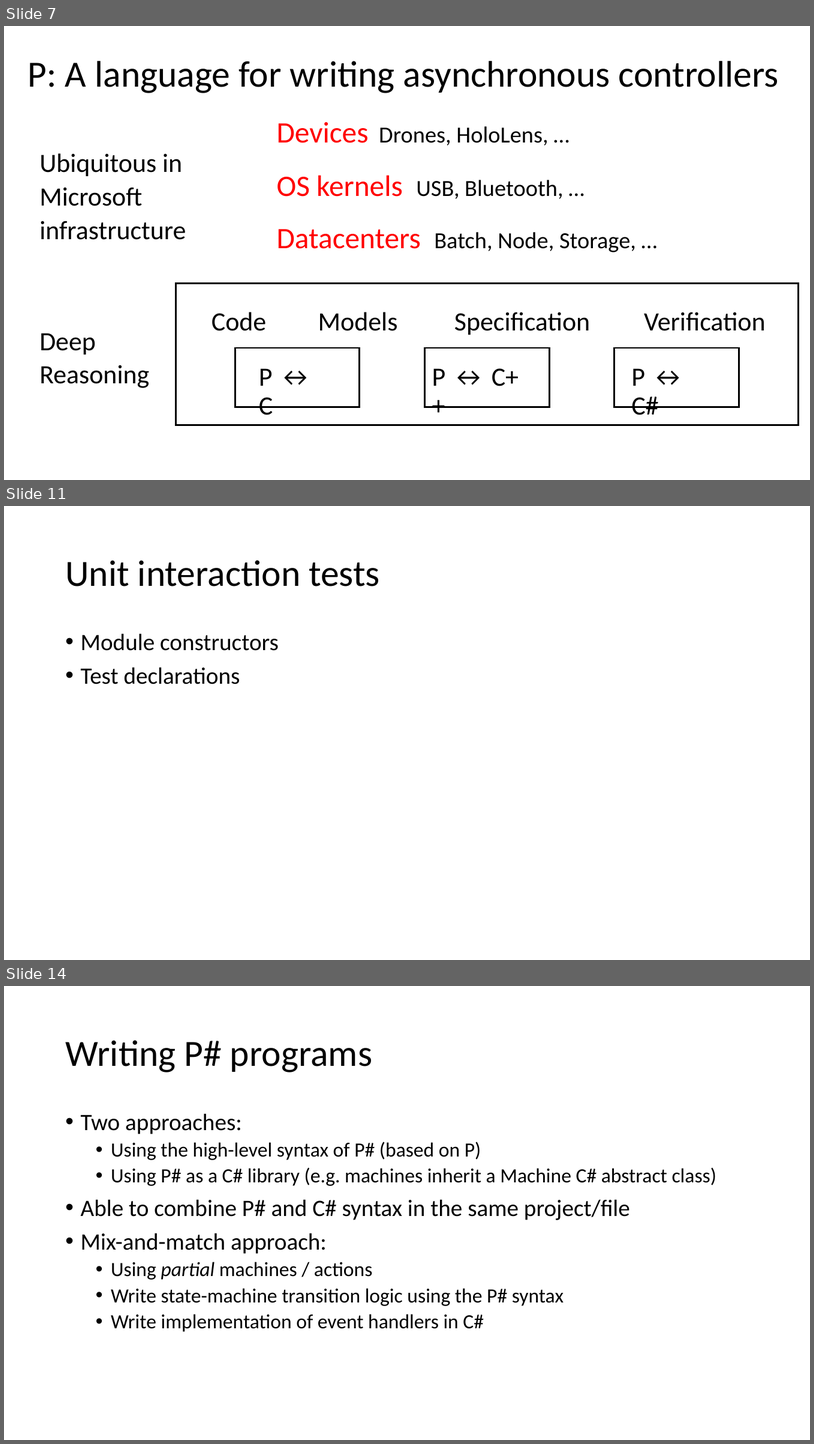
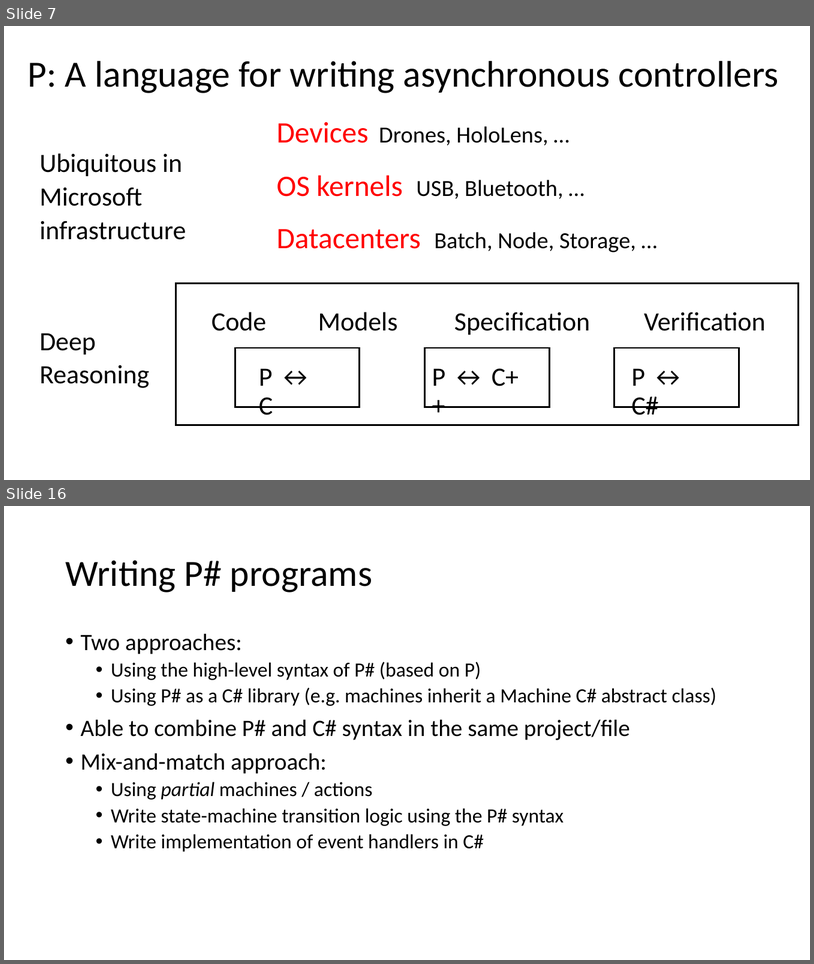
Before and after one commit to p-org/P, a slide deck: Tutorial/P-tutorial.pptx. Shown one above the other, each under a label of ours: slides 7, 11 and 14 before the commit, slides 7 and 16 after it; the slides between them are not shown. The pictures are 814x1444 and 814x964 pixels, drawn with LibreOffice and Linux fonts; fonts in the diff are those of the drawing. Boxes give left, top, right and bottom in pixels: in the first picture for what was removed or moved away, otherwise in the second. Text is boxed around its words. In the diff, an @@ line names an element or a change of style, - is before the commit and + after.

```diff
--- a/Tutorial/P-tutorial.pptx
+++ b/Tutorial/P-tutorial.pptx
@@ slide 11 removed at box(4, 506, 810, 960), background #FFFFFF @@
@@ title removed at box(65, 560, 380, 586) @@
-Unit interaction tests
@@ text removed at box(81, 633, 279, 684) @@
-• Module constructors
-• Test declarations
@@ what was slide 14 is now slide 16 @@
```
Also in this commit, not shown: 4 slides changed, 6 slides added, 3 other slides removed, 1 other file.
